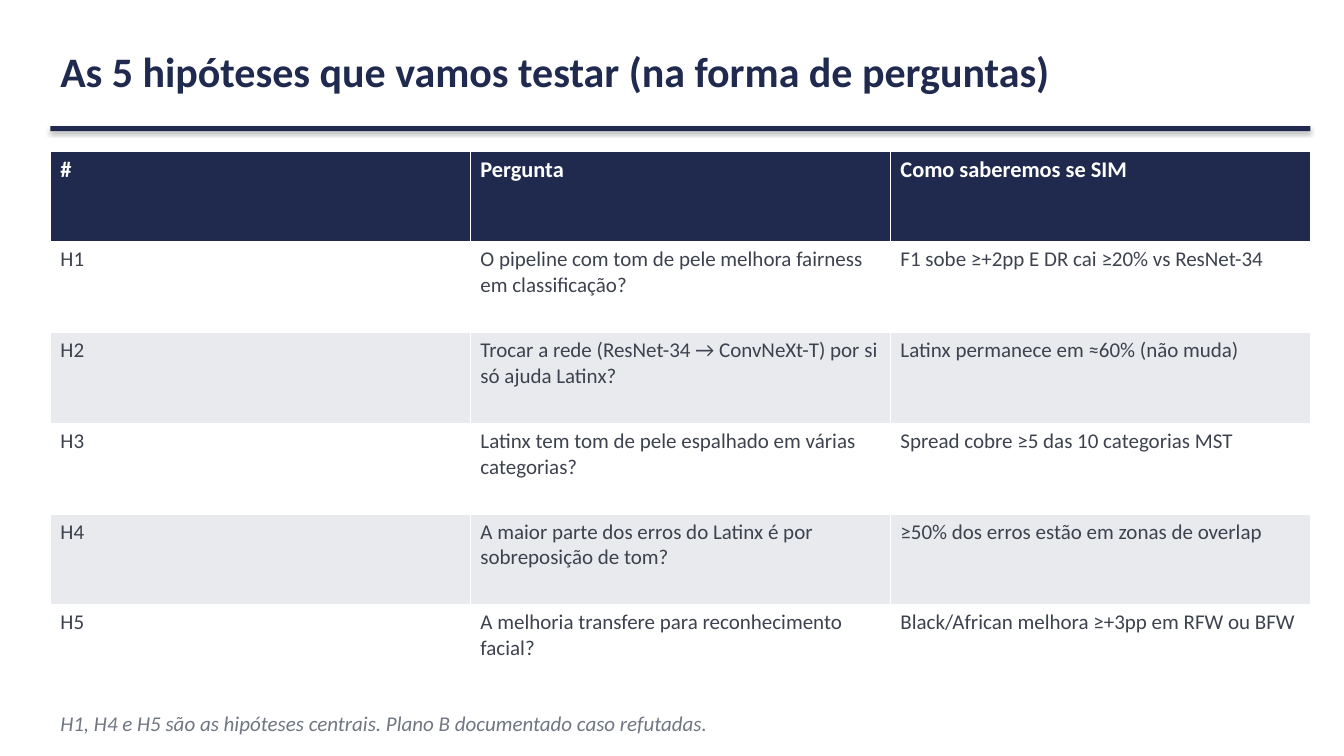
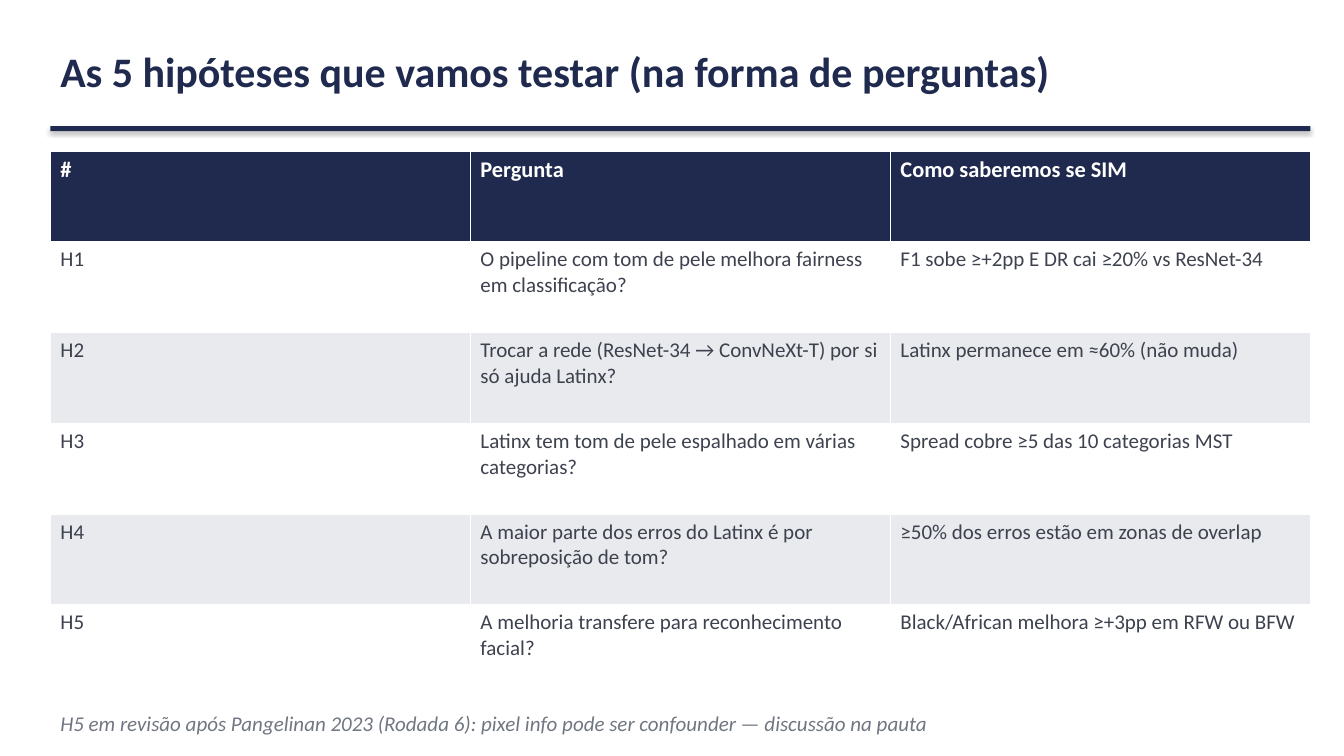
Before and after one commit to marcellozzetti/Facial-Recognition-Models-Mitigating-Bias, a slide deck: slide 20 of docs/ativo/material_reuniao_orientador_v3.2.1.pptx (slide 21 before the commit). Drawn at 1344x756 pixels with LibreOffice and Linux fonts; fonts in the diff are those of the drawing. Boxes give left, top, right and bottom in pixels: in the first picture for what was removed or moved away, otherwise in the second. Text is boxed around its words. In the diff, an @@ line names an element or a change of style, - is before the commit and + after.

```diff
--- a/docs/ativo/material_reuniao_orientador_v3.2.1.pptx
+++ b/docs/ativo/material_reuniao_orientador_v3.2.1.pptx
@@ text at box(60, 716, 927, 735): text changed @@
-H1, H4 e H5 são as hipóteses centrais. Plano B documentado caso refutadas.
+H5 em revisão após Pangelinan 2023 (Rodada 6): pixel info pode ser confounder — discussão na pauta
```
Also in this commit, not shown: 5 other slides changed, 1 slide removed, 1 other file.
